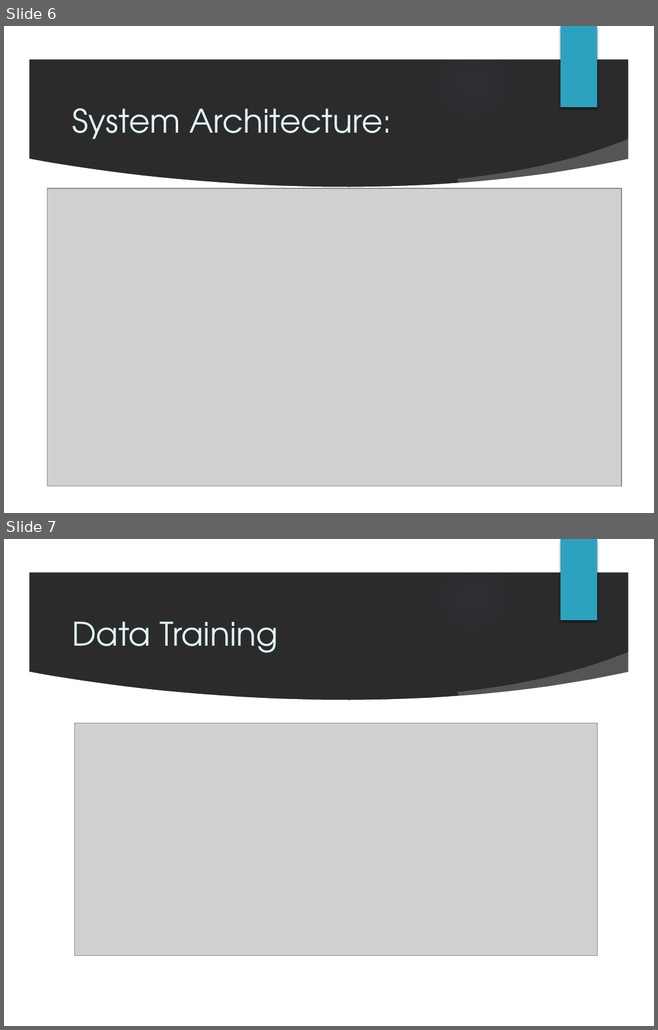
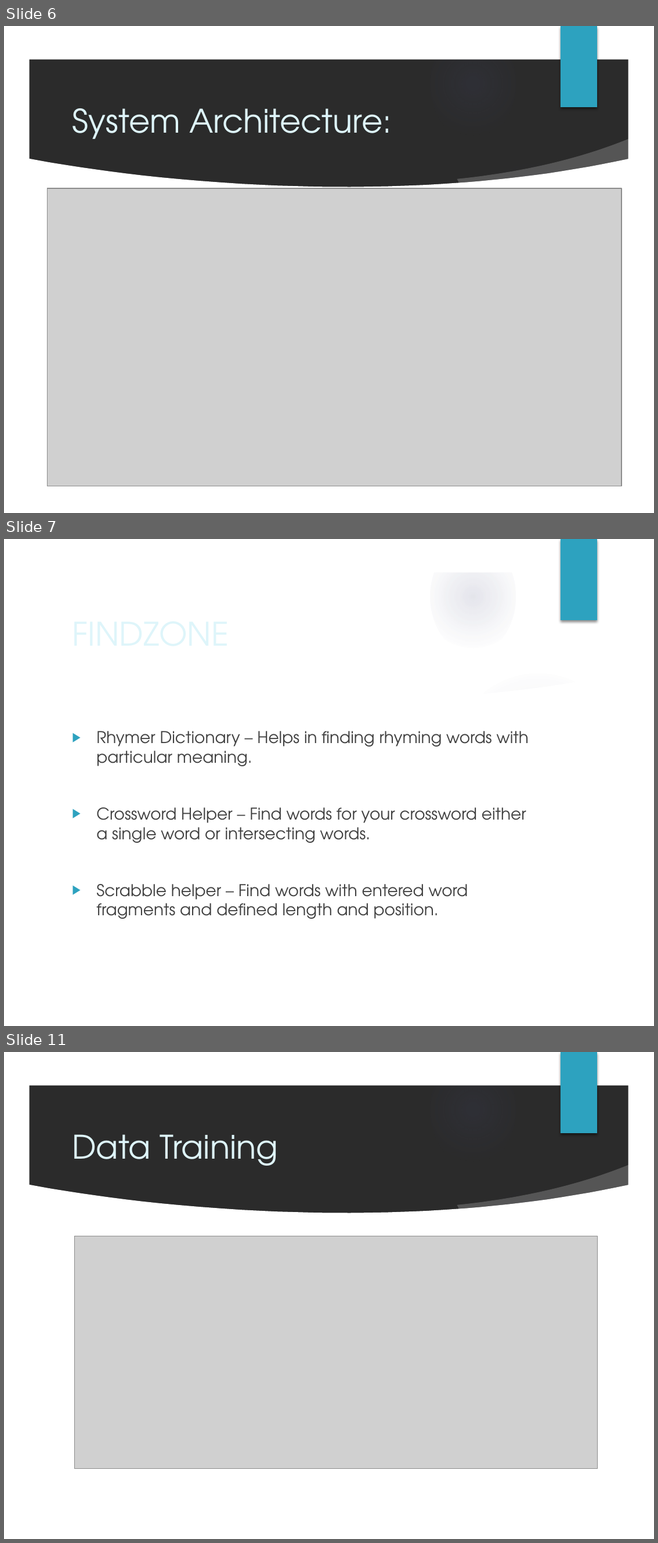
Before and after one commit to ritveak/Wordzone, a slide deck: Presentation final.pptx. Shown one above the other, each under a label of ours: slides 6 and 7 before the commit, slides 6, 7 and 11 after it; the slides between them are not shown. The pictures are 658x1030 and 658x1543 pixels, drawn with LibreOffice and Linux fonts; fonts in the diff are those of the drawing; grey boxes stand for pictures; background and template pictures are left out; a plain dark background stands for a picture behind light text. Boxes give left, top, right and bottom in pixels: in the first picture for what was removed or moved away, otherwise in the second. Text is boxed around its words. In the diff, an @@ line names an element or a change of style, - is before the commit and + after.

```diff
--- a/Presentation final.pptx
+++ b/Presentation final.pptx
@@ slide 7 added at [4,539,654,1026], background picture (left out); not listed: 9 template elements that a slide beside it also shows @@
@@ title added at [65,608,533,658], 36 pt, text #DEF5FA @@
+FINDZONE
@@ text added at [96,731,528,919], 18 pt, text #404040 @@
+▶ Rhymer Dictionary – Helps in finding rhyming words with particular meaning.
+▶ Crossword Helper – Find words for your crossword either a single word or intersecting words.
+▶ Scrabble helper – Find words with entered word fragments and defined length and position.
@@ what was slide 7 is now slide 11 @@
```
Also in this commit, not shown: 2 slides changed, 3 other slides added, 6 other files.
